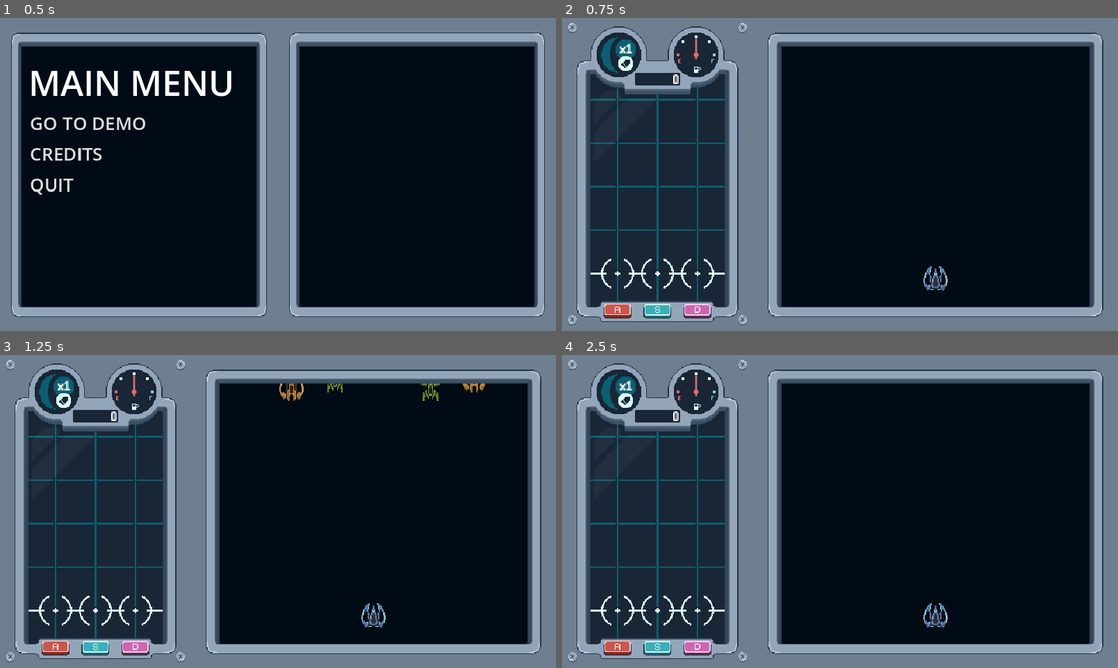
Above: before the commit, frames 1-4 (two rows, left to right).
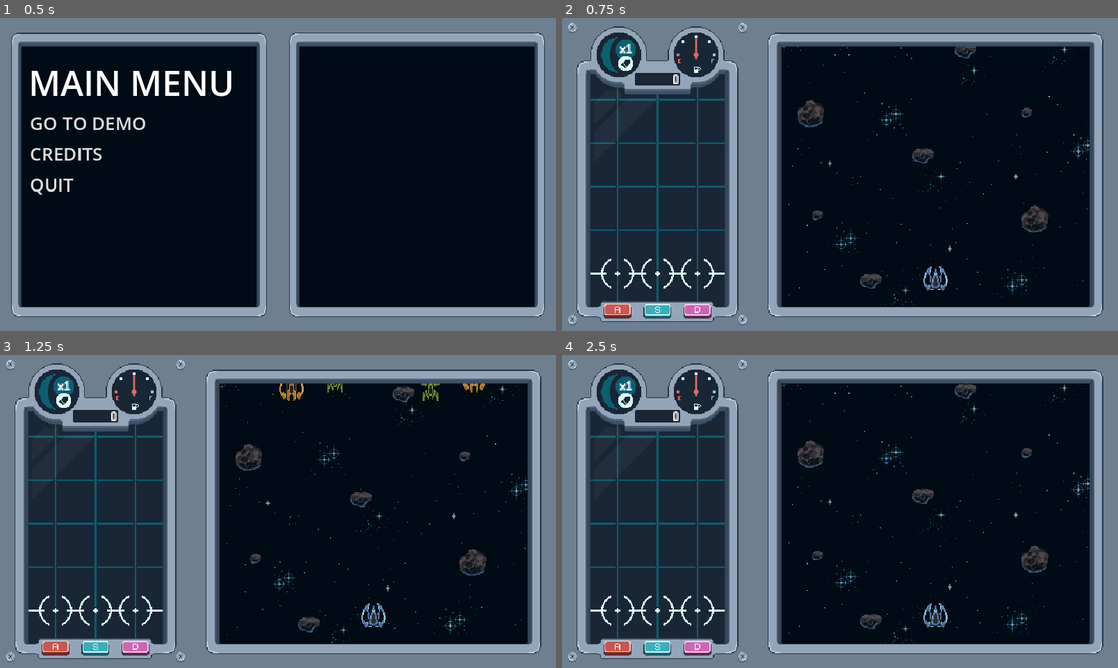
Above: after the commit, the same moments.

Repository: diego-acevedo/grabeaty
Game: Godot game, scene res://scenes/MENUS/main_menu.tscn
Same seed, same stepped clock (60 frames per second), same inputs: the game is played once before the commit and once after it.
Inputs:
- Up to frame 1 (0.5 s): no input
- Up to frame 2 (0.75 s): click "GO TO DEMO" at 0.5 s
- Up to frame 3 (1.25 s): no input
- Up to frame 4 (2.5 s): tap Enter (Pause) at 1.25 s; hold Right (move_right) 1.28-2 s; click "RESTART" at 2 s

Frame 1 is identical in both runs. In frame 2, 1.4% of the frame differs, in the area x 39-95%, y 9-92%; in frame 3, 1.4%; in frame 4, 1.4%.

Commit message:
feat: add decorations to shooter scene background

Diff:
--- a/scenes/shooter/shooter.tscn
+++ b/scenes/shooter/shooter.tscn
@@ -1,9 +1,12 @@
-[gd_scene load_steps=6 format=3 uid="uid://bgg8kc0il1xyh"]
+[gd_scene load_steps=9 format=3 uid="uid://bgg8kc0il1xyh"]
 
 [ext_resource type="PackedScene" uid="uid://cbhabtj12l8cd" path="res://scenes/shooter/characters/player/player.tscn" id="1_memmo"]
 [ext_resource type="Script" path="res://scripts/shooter/shooter.gd" id="1_xas88"]
 [ext_resource type="Texture2D" uid="uid://hf7qftxduc1" path="res://assets/ui/shooter_box.png" id="2_ja4uh"]
 [ext_resource type="PackedScene" uid="uid://bjaq3qhxir3dy" path="res://scenes/shooter/characters/enemies/patterns/enemies_generator.tscn" id="3_wuvcr"]
+[ext_resource type="Script" path="res://scripts/shooter/parallax_background.gd" id="5_a03e7"]
+[ext_resource type="Texture2D" uid="uid://bsa35n5inui7b" path="res://assets/sprites/stars.png" id="5_mv7ya"]
+[ext_resource type="Texture2D" uid="uid://xwfmaftx4br" path="res://assets/sprites/asteroids.png" id="7_7luhr"]
 
 [sub_resource type="WorldBoundaryShape2D" id="WorldBoundaryShape2D_ggyup"]
 
@@ -35,3 +38,28 @@
 position = Vector2(177, 0)
 rotation = -1.5708
 shape = SubResource("WorldBoundaryShape2D_ggyup")
+
+[node name="ParallaxBackground" type="ParallaxBackground" parent="."]
+script = ExtResource("5_a03e7")
+
+[node name="ParallaxLayer" type="ParallaxLayer" parent="ParallaxBackground"]
+motion_scale = Vector2(0.2, 0.2)
+motion_mirroring = Vector2(840, 720)
+
+[node name="Stars" type="Sprite2D" parent="ParallaxBackground/ParallaxLayer"]
+modulate = Color(0.625597, 0.625597, 0.625597, 1)
+scale = Vector2(2, 2)
+texture = ExtResource("5_mv7ya")
+centered = false
+offset = Vector2(210, 0)
+
+[node name="ParallaxLayer2" type="ParallaxLayer" parent="ParallaxBackground"]
+motion_scale = Vector2(0.5, 0.5)
+motion_mirroring = Vector2(840, 720)
+
+[node name="Sprite2D" type="Sprite2D" parent="ParallaxBackground/ParallaxLayer2"]
+modulate = Color(0.498039, 0.498039, 0.498039, 1)
+scale = Vector2(2, 2)
+texture = ExtResource("7_7luhr")
+centered = false
+offset = Vector2(210, 0)
--- /dev/null
+++ b/scripts/shooter/parallax_background.gd
@@ -0,0 +1,4 @@
+extends ParallaxBackground
+
+func _physics_process(delta: float) -> void:
+	scroll_offset.y += 1
Binary file added: assets/sprites/asteroids.png
Not shown, added: assets/sprites/asteroids.png.import
Binary file added: assets/sprites/stars.png
Not shown, added: assets/sprites/stars.png.import
